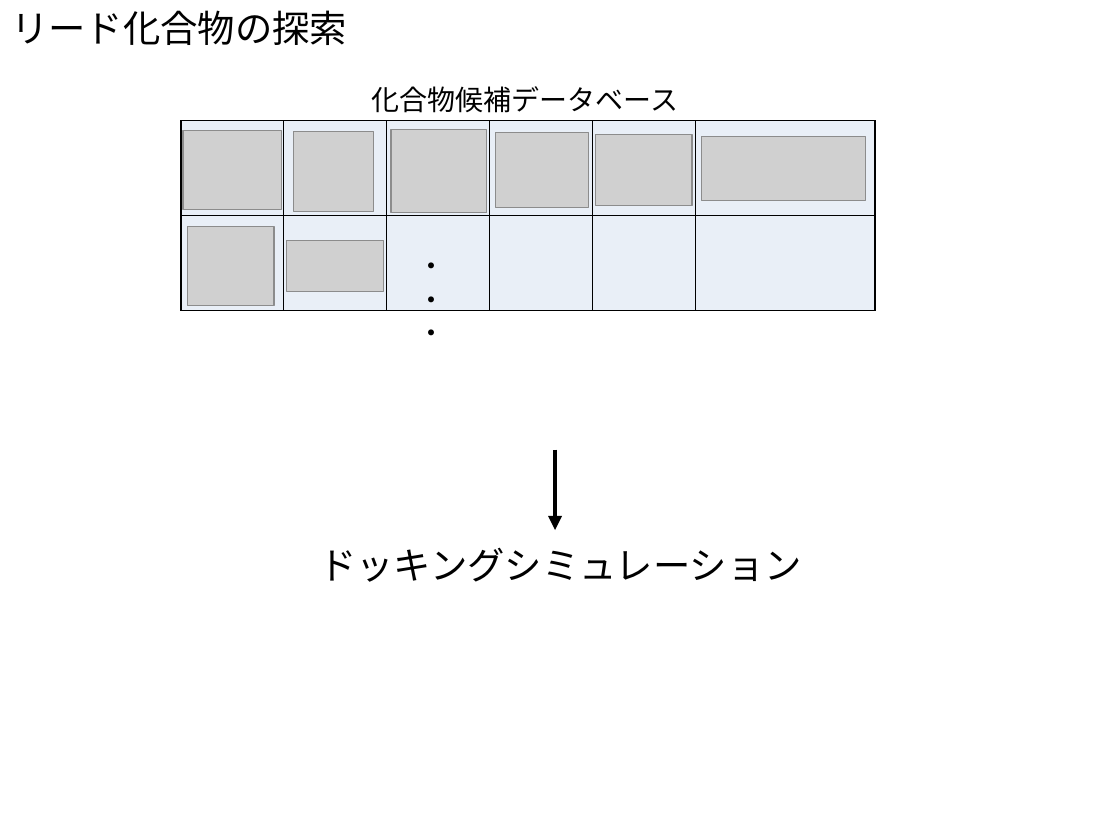
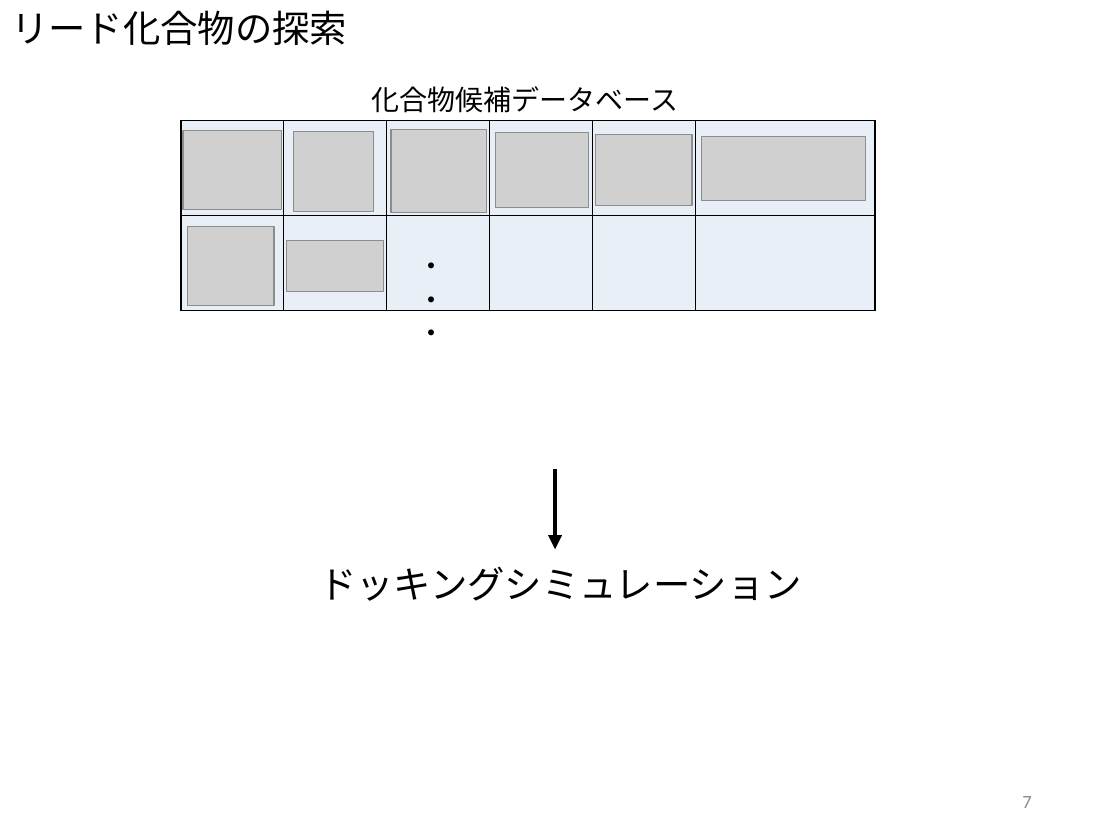
Before and after one commit to miya-dai/system_design, a slide deck: slide 7 of discussion/中間発表.pptx (slide 8 before the commit). Drawn at 1120x840 pixels with LibreOffice and Linux fonts; fonts in the diff are those of the drawing; grey boxes stand for pictures. Boxes give left, top, right and bottom in pixels: in the first picture for what was removed or moved away, otherwise in the second. Text is boxed around its words. In the diff, an @@ line names an element or a change of style, - is before the commit and + after.

```diff
--- a/discussion/中間発表.pptx
+++ b/discussion/中間発表.pptx
@@ arrow moved from (556, 449) - (556, 530) to (556, 469) - (556, 549) @@
@@ text "ドッキングシミュレーション": place and size @@
-text "ドッキングシミュレーション" at box(319, 547, 802, 582)
+text "ドッキングシミュレーション" at box(319, 566, 802, 601)
@@ page number added at box(1022, 796, 1031, 808), 12 pt, text #8C8C8C @@
+7
```
Also in this commit, not shown: 20 other slides changed, 3 slides added, 1 slide removed, 1 other file.
